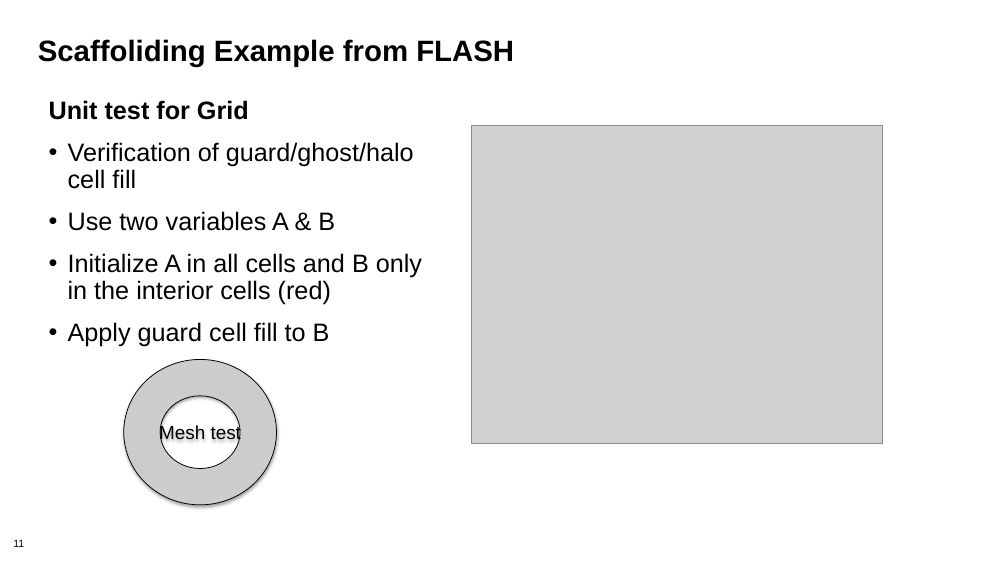
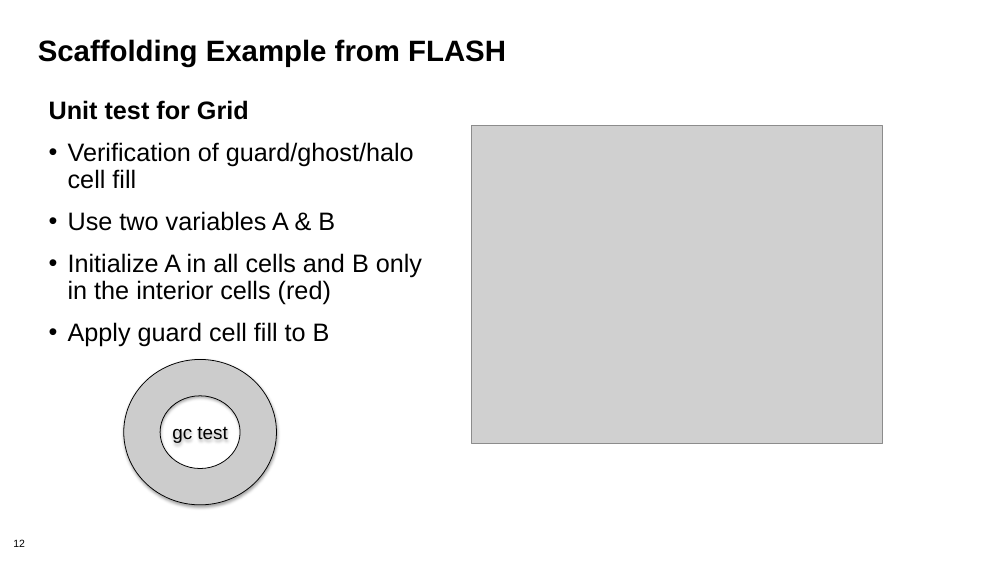
Before and after one commit to betterscientificsoftware/bssw-tutorial, a slide deck: slide 12 of presentations/05-testing.pptx (slide 11 before the commit). Drawn at 1008x567 pixels with LibreOffice and Linux fonts; fonts in the diff are those of the drawing; grey boxes stand for pictures; background and template pictures are left out. Boxes give left, top, right and bottom in pixels: in the first picture for what was removed or moved away, otherwise in the second. Text is boxed around its words. In the diff, an @@ line names an element or a change of style, - is before the commit and + after.

```diff
--- a/presentations/05-testing.pptx
+++ b/presentations/05-testing.pptx
@@ title at <box>38,39,506,67</box>: text changed @@
-Scaffoliding Example from FLASH
+Scaffolding Example from FLASH
@@ text in donut at <box>172,427,227,443</box>: text changed @@
-Mesh test
+gc test
@@ page number at <box>13,539,25,547</box>: text changed @@
-11
+12
```
Also in this commit, not shown: 5 other slides changed, 1 slide added, 1 other file.
